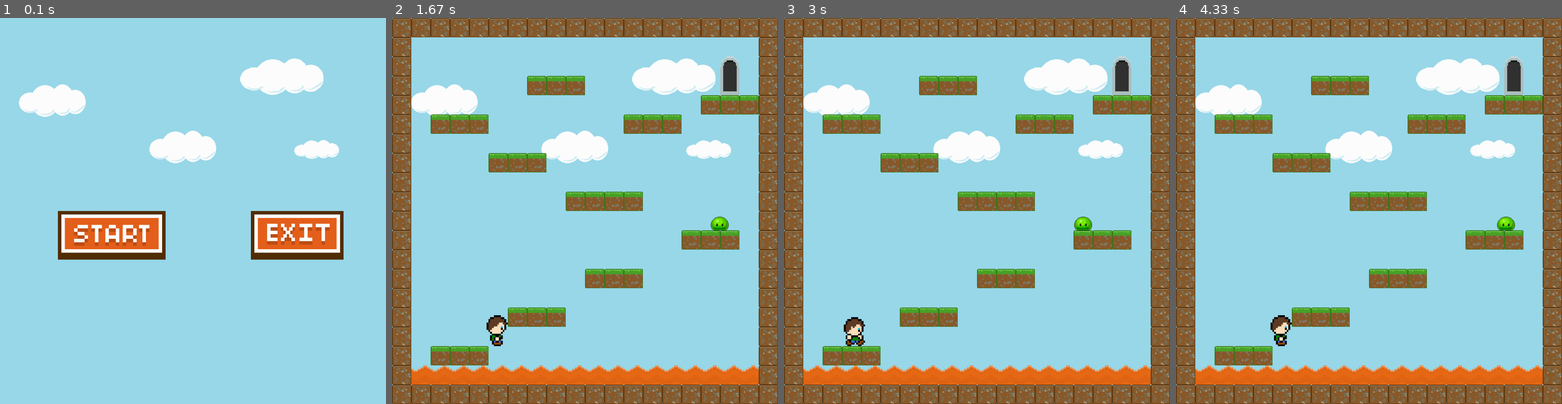
Above: before the commit, frames 1-4 (left to right).
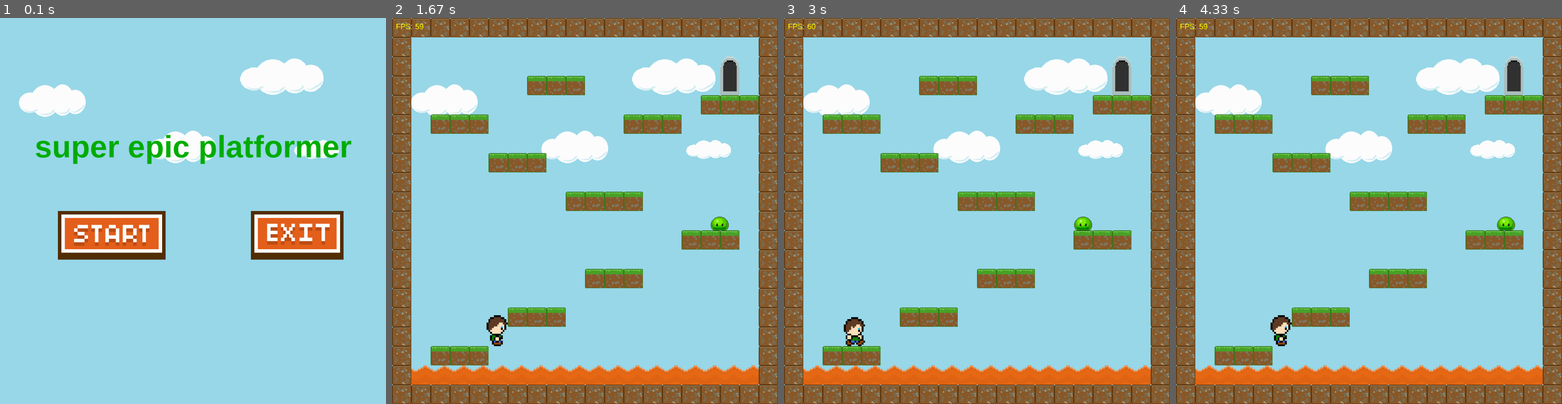
Above: after the commit, the same moments.

Repository: victorahansen-dev/pygame_spill_Victor
Game: pygame game, started from main.py
The game is run twice, just before and just after one commit, with the same random seed, the same clock (stepped at 60 frames per second) and the same inputs.
Inputs (mouse positions are in pixels of both pictures, inside the frame that each line leads up to):
- Up to frame 1 (0.1 s): no input
- Up to frame 2 (1.67 s): click (503, 234) at 0.38 s; hold Right 0.67-1.13 s; move the mouse to (585, 238) at 0.7 s
- Up to frame 3 (3 s): hold Left 1.67-2.2 s; hold Left 2.23-2.63 s; hold Right from 2.67 s (still down)
- Up to frame 4 (4.33 s): release Right at 3.3 s; hold Left 3.33-3.8 s; hold Right 3.83-4.3 s

The runs differ from the first frame. In frame 1, 2.0% of the frame differs, in the area x 9-91%, y 30-38%; in frame 2, less than 0.1%; in frame 3, less than 0.1%; in frame 4, less than 0.1%.

Commit message:
oppdatert logg og legget til nivå 3

Diff:
--- a/main.py
+++ b/main.py
@@ -24,6 +24,7 @@
 exit_img = pygame.image.load('assets/img/exit_btn.png').convert_alpha()
 door_img = pygame.image.load('assets/img/door.png').convert_alpha()
 sand_img = pygame.image.load('assets/img/tile_sand.png').convert_alpha()
+stone_img = pygame.image.load('assets/img/tile_stone.png').convert_alpha()
 
 # clickable button class
 class Button():
@@ -232,6 +233,13 @@
                     img_rect.y = row_count * tile_size
                     tile = (img, img_rect)
                     self.tile_list.append(tile)
+                if tile == 7:
+                    img = pygame.transform.scale(stone_img, (tile_size, tile_size))
+                    img_rect = img.get_rect()
+                    img_rect.x = col_count * tile_size
+                    img_rect.y = row_count * tile_size
+                    tile = (img, img_rect)
+                    self.tile_list.append(tile)
                 col_count += 1
             row_count += 1
 
@@ -280,7 +288,6 @@
         self.rect.x = x
         self.rect.y = y
 
-
 # level layout — 0: empty, 1: lava, 2: dirt, 3: grass, 4: enemy, 5: exit door, 6: sand
 level = 0
 level_data = [
@@ -330,6 +337,29 @@
     [6, 6, 6, 6, 6, 6, 6, 1, 1, 1, 1, 1, 1, 6, 6, 6, 6, 6, 6, 6],
     [6, 6, 6, 6, 6, 6, 6, 6, 6, 6, 6, 6, 6, 6, 6, 6, 6, 6, 6, 6],
     ],
+    # level 3
+[
+    [7, 7, 7, 7, 7, 7, 7, 7, 7, 7, 7, 7, 7, 7, 7, 7, 7, 7, 7, 7],
+    [7, 0, 0, 0, 0, 0, 0, 0, 0, 0, 0, 0, 0, 0, 0, 0, 0, 0, 0, 7],
+    [7, 0, 0, 0, 0, 0, 0, 0, 0, 0, 0, 0, 0, 0, 0, 0, 0, 0, 0, 7],
+    [7, 0, 0, 0, 0, 0, 0, 7, 7, 7, 7, 7, 0, 0, 0, 5, 0, 0, 0, 7],
+    [7, 0, 4, 0, 0, 0, 0, 0, 0, 0, 0, 0, 0, 0, 7, 7, 7, 0, 0, 7],
+    [7, 0, 7, 7, 7, 0, 0, 0, 0, 0, 0, 0, 0, 0, 0, 0, 0, 0, 0, 7],
+    [7, 0, 0, 0, 0, 0, 7, 7, 0, 0, 0, 0, 0, 0, 0, 0, 0, 0, 0, 7],
+    [7, 0, 0, 0, 0, 0, 0, 0, 0, 7, 7, 7, 0, 0, 0, 0, 0, 0, 0, 7],
+    [7, 0, 0, 0, 0, 0, 0, 0, 0, 0, 0, 0, 0, 0, 0, 0, 0, 0, 0, 7],
+    [7, 0, 0, 0, 0, 0, 0, 0, 0, 0, 0, 0, 0, 0, 7, 7, 0, 0, 0, 7],
+    [7, 0, 0, 0, 0, 0, 0, 0, 0, 0, 0, 0, 0, 0, 0, 0, 0, 0, 0, 7],
+    [7, 0, 0, 0, 0, 0, 0, 0, 7, 7, 7, 7, 7, 0, 0, 0, 0, 0, 0, 7],
+    [7, 0, 0, 0, 0, 0, 0, 0, 0, 0, 0, 0, 0, 0, 0, 0, 0, 7, 7, 7],
+    [7, 0, 0, 0, 0, 0, 7, 0, 0, 0, 0, 0, 0, 0, 0, 4, 0, 0, 0, 7],
+    [7, 7, 7, 7, 0, 0, 0, 0, 0, 0, 0, 0, 0, 7, 7, 7, 7, 0, 0, 7],
+    [7, 0, 0, 0, 0, 0, 0, 0, 0, 4, 0, 0, 0, 0, 0, 0, 0, 0, 0, 7],
+    [7, 0, 0, 0, 0, 0, 0, 0, 7, 7, 7, 7, 0, 0, 0, 0, 0, 0, 0, 7],
+    [7, 0, 0, 0, 7, 7, 0, 0, 0, 0, 0, 0, 0, 0, 0, 0, 0, 0, 0, 7],
+    [7, 0, 0, 0, 0, 0, 0, 0, 0, 0, 0, 0, 0, 0, 0, 0, 0, 0, 0, 7],
+    [7, 7, 7, 7, 7, 7, 7, 7, 7, 7, 7, 7, 7, 7, 7, 7, 7, 7, 7, 7]
+]
 ]
 
 
@@ -383,6 +413,10 @@
             run = False
         if start_button.draw():
             menu = False
+        startMenu_font = pygame.font.SysFont('Arial', 80, bold=True)
+        startMenu_text = startMenu_font.render('super epic platformer', True, (0, 175, 0))
+        screen.blit(startMenu_text, (screen_width // 2 - startMenu_text.get_width() // 2,
+                                screen_height // 3  - startMenu_text.get_height() // 2))
 
     else:
         # draw the level
@@ -399,8 +433,8 @@
         game_over = player.update(game_over)
         # death screen
         if game_over == -1:
-            death_font = pygame.font.SysFont('Arial', 80, bold=True)
-            death_text = death_font.render('You died! D: Try again?', True, (255, 215, 0))
+            death_font = pygame.font.SysFont('Arial', 60, bold=True)
+            death_text = death_font.render('You died! D: Try again?', True, (0, 175, 100))
             screen.blit(death_text, (screen_width // 2 - death_text.get_width() // 2,
                                      screen_height // 2 - death_text.get_height() // 2))
             if restart_button.draw():
@@ -408,12 +442,16 @@
 
         # win screen
         if game_over == 1:
-            win_font = pygame.font.SysFont('Arial', 80, bold=True)
-            win_text = win_font.render('You did it! :D', True, (255, 215, 0))
+            win_font = pygame.font.SysFont('Arial', 60, bold=True)
+            win_text = win_font.render('You did it! :D press R to proceed', True, (0, 175, 100))
             screen.blit(win_text, (screen_width // 2 - win_text.get_width() // 2,
                                     screen_height // 2 - win_text.get_height() // 2))
             if restart_button.draw():
                 next_level()
+        # FPS counter
+        fps_font = pygame.font.SysFont('Arial', 20)
+        fps_text = fps_font.render(f'FPS: {int(clock.get_fps())}', True, (255, 255, 0))
+        screen.blit(fps_text, (10, 10))
 
     # handle events
     for event in pygame.event.get():
Not shown, changed: README.md
